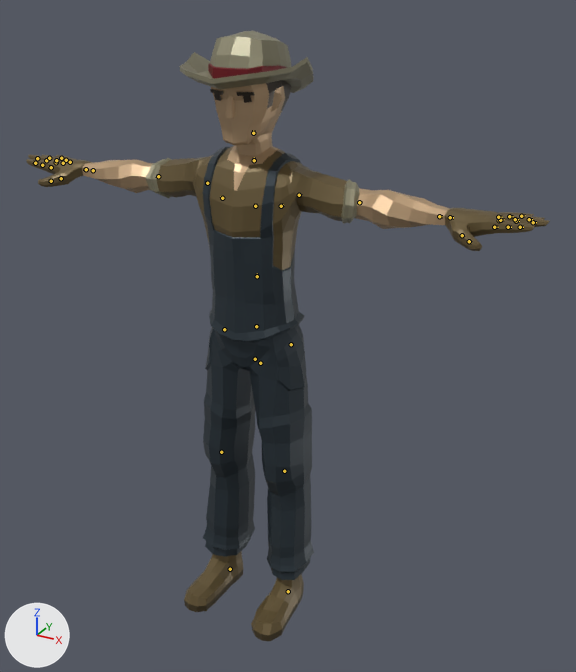
An edit to the glTF model public/assets/models/ped_farmer.glb, drawn before and after from the same camera.
Both versions are drawn from a 50 mm camera at (1.181, -5.316, -823.302) aimed at (0.101, -3.352, -824.284). Arrows for +X, +Y and +Z are at lower left; the lights stay in place. The first picture is the older version. The bones that change, and the others that lie on the model, are drawn over the model as lines.

The first picture shows 'Farmer_Body', 'Farmer_Feet', 'Farmer_Head', 'Farmer_Pants'.
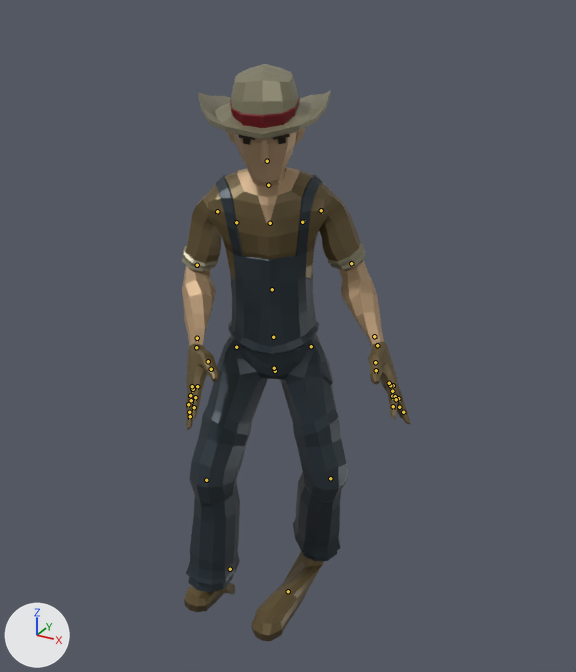
The newer file adds an action. The first version stands in its rest pose; the second is drawn at frame 6 of the action 'HitRecieve'.

Changed parts and their boxes (x1, y1, x2, y2) in the pictures (576 x 672 px):
'Farmer_Body', posed (56% narrower, 34% taller): before (26, 146, 550, 342); after (182, 167, 411, 430)
'Farmer_Pants', posed (45% wider): before (203, 325, 314, 580); after (186, 334, 347, 592)
'Farmer_Head', posed: before (180, 31, 314, 156); after (198, 64, 331, 186)
'Farmer_Feet', posed (17% wider): before (184, 551, 304, 641); after (184, 551, 324, 641)
bone 'Body', root to tip: before (260, 363) to (260, 361); after (275, 371) to (274, 369)
bone 'Chest', root to tip: before (255, 206) to (255, 203); after (270, 223) to (270, 221)
bone 'Head', root to tip: before (253, 133) to (253, 130); after (267, 161) to (267, 158)
bone 'UpperArm.L', root to tip: before (299, 195) to (301, 195); after (321, 210) to (322, 213)
bone 'LowerArm.L', root to tip: before (359, 202) to (362, 203); after (351, 263) to (352, 266)
bone 'Index2.L', root to tip: before (494, 227) to (498, 227); after (390, 385) to (390, 387)
bone 'Index3.L', root to tip: before (508, 227) to (511, 227); after (392, 396) to (392, 399)
bone 'Thumb3.L', root to tip: before (469, 241) to (471, 242); after (376, 370) to (376, 373)
bone 'UpperArm.R', root to tip: before (207, 183) to (205, 183); after (217, 211) to (216, 214)
bone 'LowerArm.R', root to tip: before (158, 176) to (156, 176); after (197, 265) to (197, 267)
bone 'Thumb3.R', root to tip: before (51, 181) to (48, 181); after (211, 369) to (212, 371)
bone 'UpperLeg.L', root to tip: before (291, 344) to (291, 346); after (311, 346) to (311, 348)
bone 'LowerLeg.L', root to tip: before (284, 471) to (284, 472); after (330, 478) to (330, 479)
bone 'UpperLeg.R', root to tip: before (224, 329) to (224, 330); after (236, 347) to (236, 348)
bone 'LowerLeg.R', root to tip: before (221, 452) to (221, 453); after (206, 480) to (206, 481)

The edits, one by one:
Bone 'Body' (bone_body) moves from (0.0, 0.0, 0.0) to (0.0, -0.00067, -0.00091).
Bone 'Body' (bone_body) turns from (0, 0, 0) to (2, 27, 1) degrees about its own x, y and z.
Bone 'Chest' (bone_chest) turns from (0, 0, 0) to (16, 0, 0) degrees about its own x, y and z.
Bone 'Head' (bone_head) turns from (0, 0, 0) to (-5, 0, 0) degrees about its own x, y and z.
Bone 'UpperArm.L' (bone_upperarm_l) turns from (0, 0, 0) to (-61, -29, 0) degrees about its own x, y and z.
Bone 'LowerArm.L' (bone_lowerarm_l) turns from (0, 0, 0) to (-12, -9, -19) degrees about its own x, y and z.
Bone 'Index2.L' (bone_index2_l) turns from (0, 0, 0) to (-14, 2, 0) degrees about its own x, y and z.
Bone 'Index3.L' (bone_index3_l) turns from (0, 0, 0) to (-7, 2, 1) degrees about its own x, y and z.
Bone 'Thumb3.L' (bone_thumb3_l) turns from (0, 0, 0) to (-13, -3, 7) degrees about its own x, y and z.
Bone 'UpperArm.R' (bone_upperarm_r) turns from (0, 0, 0) to (-71, 22, -13) degrees about its own x, y and z.
Bone 'LowerArm.R' (bone_lowerarm_r) turns from (0, 0, 0) to (-30, -10, 40) degrees about its own x, y and z.
Bone 'Thumb3.R' (bone_thumb3_r) turns from (0, 0, 0) to (-13, 3, -7) degrees about its own x, y and z.
Bone 'UpperLeg.L' (bone_upperleg_l) turns from (0, 0, 0) to (-9, -19, 21) degrees about its own x, y and z.
Bone 'LowerLeg.L' (bone_lowerleg_l) turns from (0, 0, 0) to (35, 0, 0) degrees about its own x, y and z.
Bone 'UpperLeg.R' (bone_upperleg_r) turns from (0, 0, 0) to (-13, 17, -32) degrees about its own x, y and z.
Bone 'LowerLeg.R' (bone_lowerleg_r) turns from (0, 0, 0) to (25, 0, 0) degrees about its own x, y and z.
